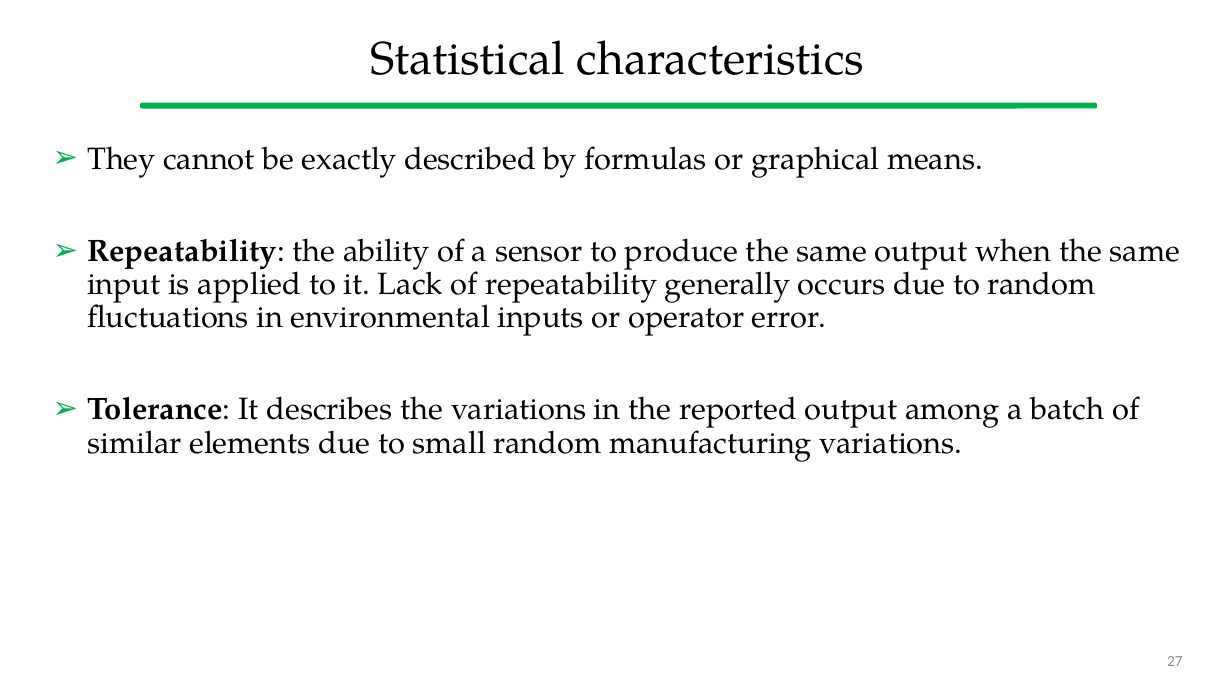
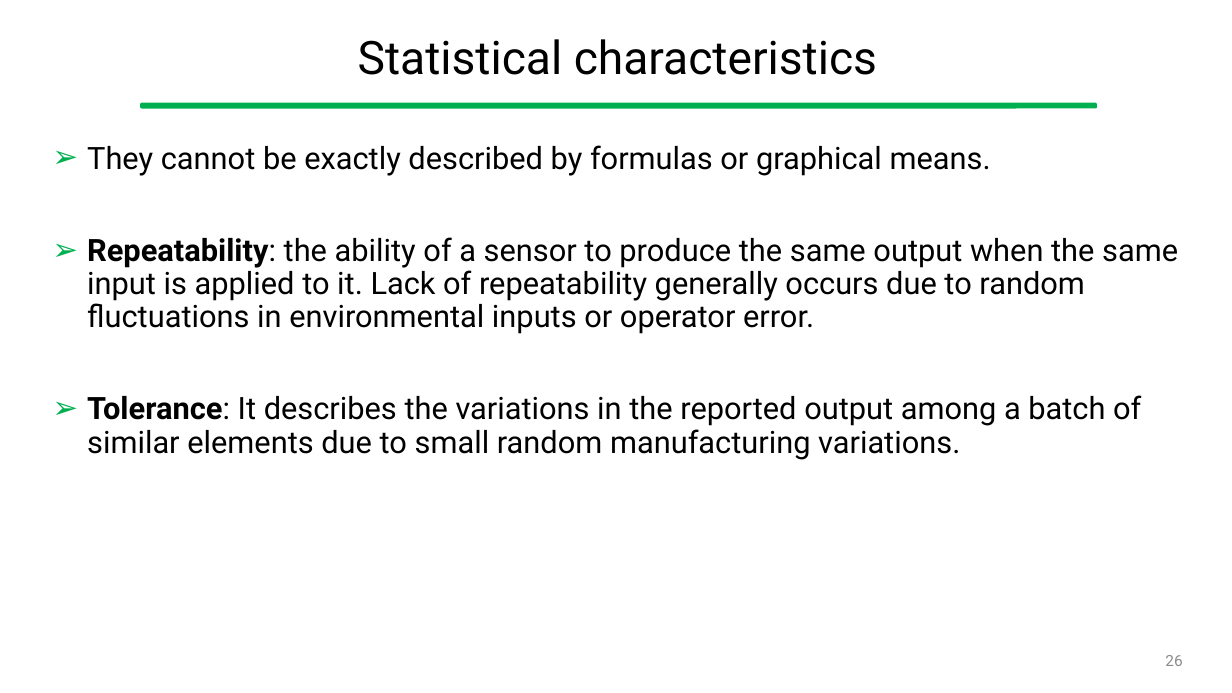
Before and after one commit to gcappon/bwthw, a slide deck: slide 26 of theory_03-wearable_sensors_part_2/theory_03-wearable_sensors_part_2.pptx (slide 27 before the commit). Drawn at 1232x693 pixels with LibreOffice and Linux fonts; fonts in the diff are those of the drawing. Boxes give left, top, right and bottom in pixels: in the first picture for what was removed or moved away, otherwise in the second. Text is boxed around its words. In the diff, an @@ line names an element or a change of style, - is before the commit and + after.

```diff
--- a/theory_03-wearable_sensors_part_2/theory_03-wearable_sensors_part_2.pptx
+++ b/theory_03-wearable_sensors_part_2/theory_03-wearable_sensors_part_2.pptx
@@ title "Statistical characteristics" at [358,39,877,75]: font TeX Gyre Pagella to Roboto @@
@@ text "They cannot be exactly described ..." at [87,145,1178,460]: font TeX Gyre Pagella to Roboto @@
@@ page number at [1165,655,1182,666]: text changed; font Calibri to Roboto @@
-27
+26
```
Also in this commit, not shown: 33 other slides changed, 1 slide removed, 3 other files.
